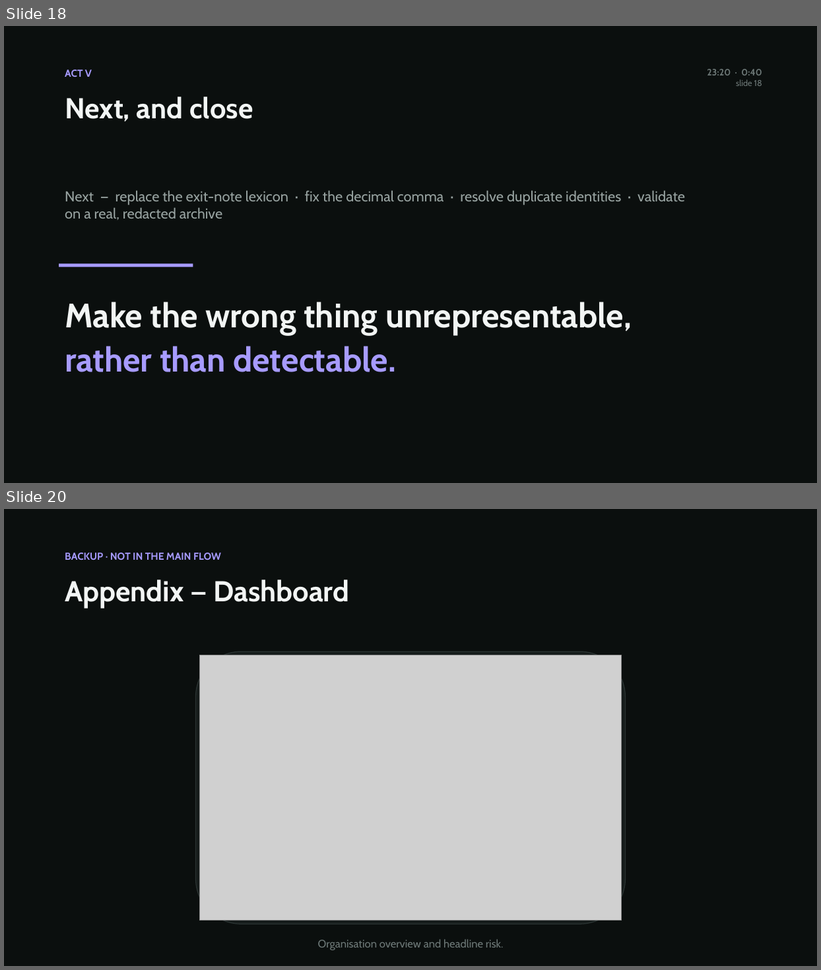
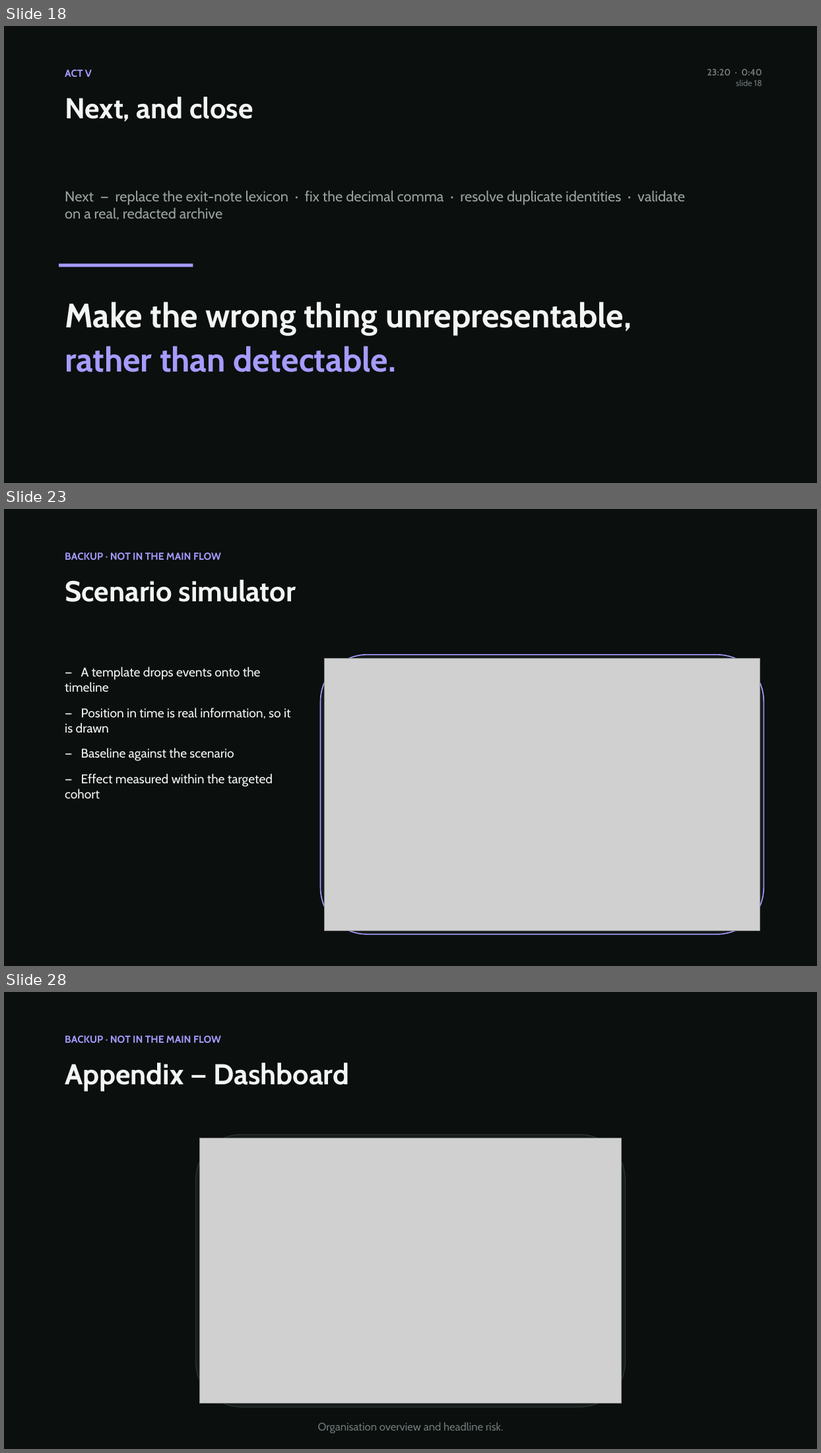
Before and after one commit to AzizKhayati1/companysim, a slide deck: docs/reading-the-paperwork.pptx. Shown one above the other, each under a label of ours: slides 18 and 20 before the commit, slides 18, 23 and 28 after it; the slides between them are not shown. The pictures are 821x970 and 821x1453 pixels, drawn with LibreOffice and Linux fonts; fonts in the diff are those of the drawing; grey boxes stand for pictures. Boxes give left, top, right and bottom in pixels: in the first picture for what was removed or moved away, otherwise in the second. Text is boxed around its words. In the diff, an @@ line names an element or a change of style, - is before the commit and + after.

```diff
--- a/docs/reading-the-paperwork.pptx
+++ b/docs/reading-the-paperwork.pptx
@@ slide 23 added at bbox=[4, 509, 817, 966], background #0B0F0E @@
@@ text added at bbox=[65, 553, 221, 560], 12 pt, text #A79BFF, bold @@
+BACKUP · NOT IN THE MAIN FLOW
@@ text added at bbox=[65, 580, 296, 602], 34 pt, text #F2F5F4, bold @@
+Scenario simulator
@@ text added at bbox=[65, 667, 291, 799], 15 pt, text #F2F5F4 @@
+— A template drops events onto the timeline
+— Position in time is real information, so it is drawn
+— Baseline against the scenario
+— Effect measured within the targeted cohort
@@ rounded rectangle added at bbox=[321, 655, 764, 935], fill #161C1B, outline #A79BFF 1.25 pt @@
@@ picture added at bbox=[324, 658, 760, 931] @@
@@ what was slide 20 is now slide 28 @@
```
Also in this commit, not shown: 1 slide changed, 8 other slides added, 2 slides removed, 12 other files.
